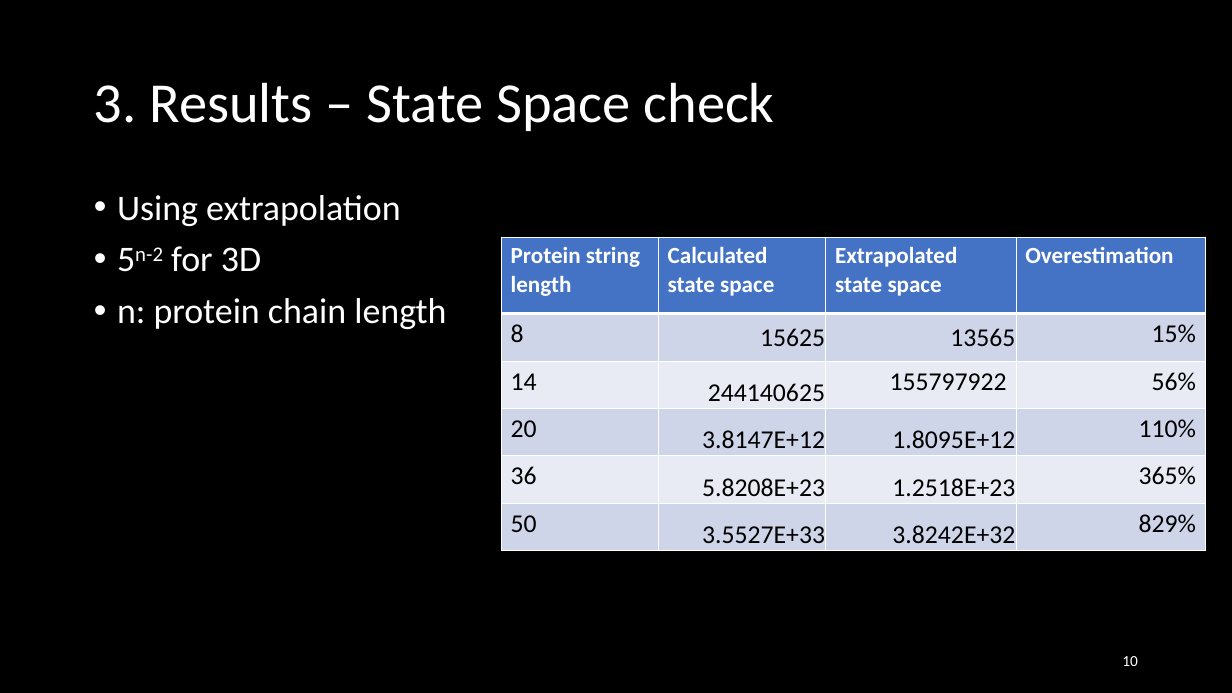
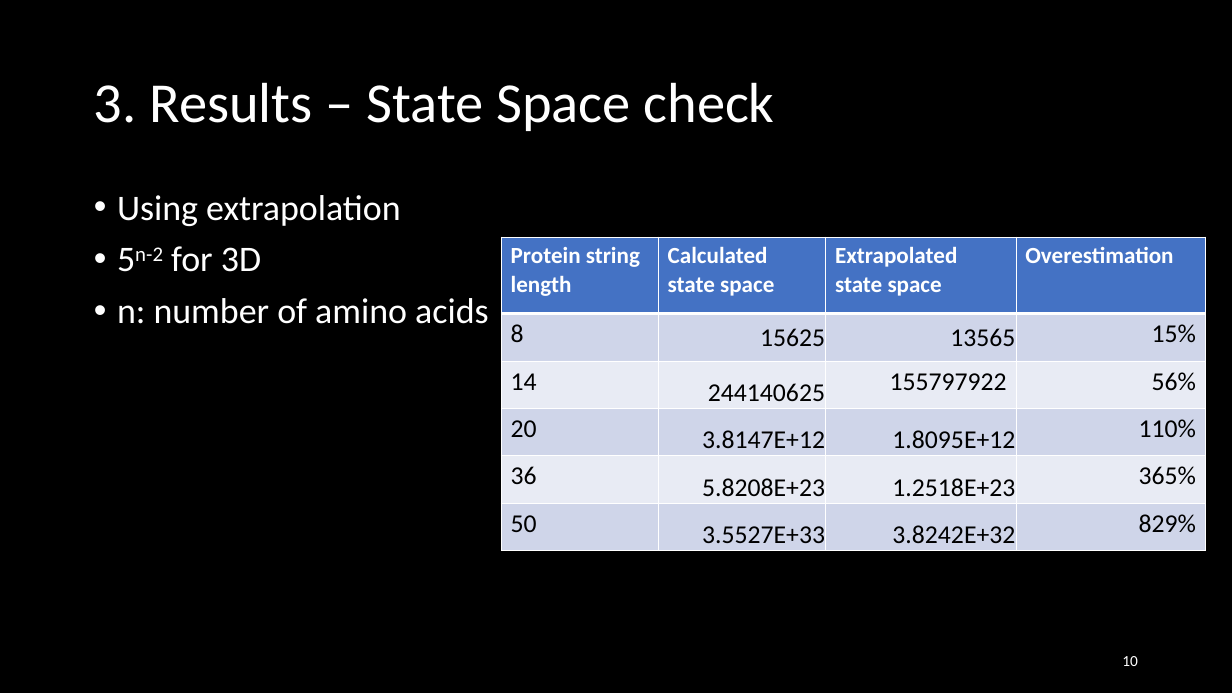
Before and after one commit to Loek21/Protein-Pow-d-er, a slide deck: slide 10 of Docs/PPP, final.pptx. Drawn at 1232x693 pixels with LibreOffice and Linux fonts; fonts in the diff are those of the drawing. Boxes give left, top, right and bottom in pixels: in the first picture for what was removed or moved away, otherwise in the second. Text is boxed around its words. In the diff, an @@ line names an element or a change of style, - is before the commit and + after.

Commit message:
ppp

```diff
--- a/Docs/PPP, final.pptx
+++ b/Docs/PPP, final.pptx
@@ text at [117, 298, 488, 324]: text changed @@
-• n: protein chain length
+• n: number of amino acids
```
Also in this commit, not shown: 1 other slide changed.
